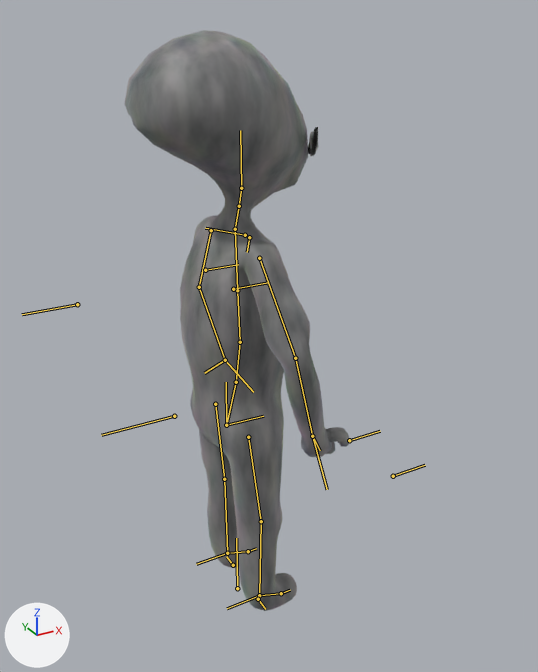
A saved change to the Blender file SharedAssets/Players/Grey/GreyGameReady.blend.
The view is the same before and after, from a 50 mm lens placed at (-0.964, -1.998, 2.02), pointed at (0.128, -0.013, 1.027). The axes (+X, +Y, +Z) are drawn at lower left. The lights are the same throughout. The bones that bend it are drawn over the model as lines.

The first picture shows 'Grey.001'.
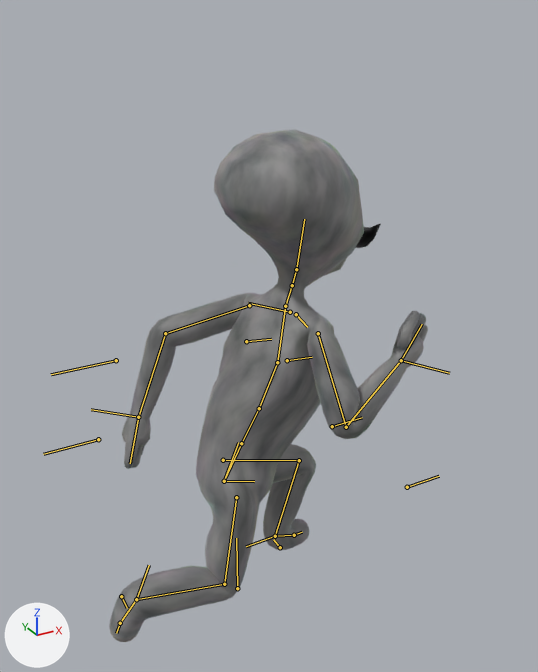
The newer file adds an action. The first version stands in its rest pose; the second is drawn at frame 15 of the action 'Running'.

Location of each change, [x1, y1, x2, y2] in pixels of the pictures (538 x 672 px):
'Grey.001', posed (42% wider, 12% shorter)
    before: [125, 30, 349, 611]
    after: [109, 129, 428, 642]
bone 'spine', root to tip
    before: (226, 425) to (236, 382)
    after: (224, 481) to (241, 443)
bone 'spine.001', root to tip
    before: (236, 382) to (240, 342)
    after: (241, 443) to (259, 408)
bone 'spine.002', root to tip
    before: (240, 342) to (237, 290)
    after: (259, 408) to (277, 362)
bone 'spine.003', root to tip
    before: (237, 290) to (235, 229)
    after: (277, 362) to (285, 306)
bone 'IKArm.L', root to tip
    before: (225, 360) to (204, 373)
    after: (138, 417) to (91, 409)
bone 'IKArm.R', root to tip
    before: (312, 436) to (327, 489)
    after: (401, 360) to (449, 373)
bone 'IKshin.L', root to tip
    before: (227, 553) to (196, 564)
    after: (275, 536) to (246, 546)
bone 'IKshin.R', root to tip
    before: (259, 595) to (227, 608)
    after: (136, 599) to (149, 565)
bone 'KneeTarget.L', root to tip
    before: (349, 440) to (380, 431)
    after: (407, 487) to (439, 476)
bone 'KneeTarget.R', root to tip
    before: (393, 476) to (425, 465)
    after: (332, 426) to (362, 417)
bone 'Elbow.L', root to tip
    before: (77, 304) to (22, 314)
    after: (116, 360) to (51, 374)
bone 'Elbow.R', root to tip
    before: (174, 416) to (101, 435)
    after: (98, 439) to (43, 454)

What the commit changed:
Bone 'spine' (bone_spine) moves from (0.0, 0.0, 0.0) to (0.094, -0.66, 0.17).
Bone 'spine' (bone_spine) turns from (0, 0, 0) to (11, -15, 2) degrees about its own x, y and z.
Bone 'spine.001' (bone_spine_001) turns from (0, 0, 0) to (9, 0, 0) degrees about its own x, y and z.
Bone 'spine.002' (bone_spine_002) turns from (0, 0, 0) to (4, 0, 1) degrees about its own x, y and z.
Bone 'spine.003' (bone_spine_003) turns from (0, 0, 0) to (-15, 27, -10) degrees about its own x, y and z.
Bone 'IKArm.L' (bone_ikarm_l) moves from (0.0, 0.0, 0.0) to (-0.203, -0.019, -1.189).
Bone 'IKArm.L' (bone_ikarm_l) turns from (0, 0, 0) to (-42, 34, 3) degrees about its own x, y and z.
Bone 'IKArm.R' (bone_ikarm_r) moves from (0.0, 0.0, 0.0) to (1.054, -0.877, 0.247).
Bone 'IKArm.R' (bone_ikarm_r) turns from (0, 0, 0) to (-37, 113, -79) degrees about its own x, y and z.
Bone 'IKshin.L' (bone_ikshin_l) moves from (0.0, 0.0, 0.0) to (0.0, -0.585, 0.0).
Bone 'IKshin.R' (bone_ikshin_r) moves from (0.0, 0.0, 0.0) to (0.016, 1.245, 0.51).
Bone 'IKshin.R' (bone_ikshin_r) turns from (0, 0, 0) to (113, 2, -2) degrees about its own x, y and z.
Bone 'KneeTarget.L' (bone_kneetarget_l) moves from (0.0, 0.0, 0.0) to (-1.016, 0.0, -0.046).
Bone 'KneeTarget.R' (bone_kneetarget_r) moves from (0.0, 0.0, 0.0) to (1.143, 0.0, -0.051).
Bone 'Elbow.L' (bone_elbow_l) moves from (0.0, 0.0, 0.0) to (0.009, 0.07, -1.369).
Bone 'Elbow.R' (bone_elbow_r) moves from (0.0, 0.0, 0.0) to (-1.168, 0.081, -1.831).
